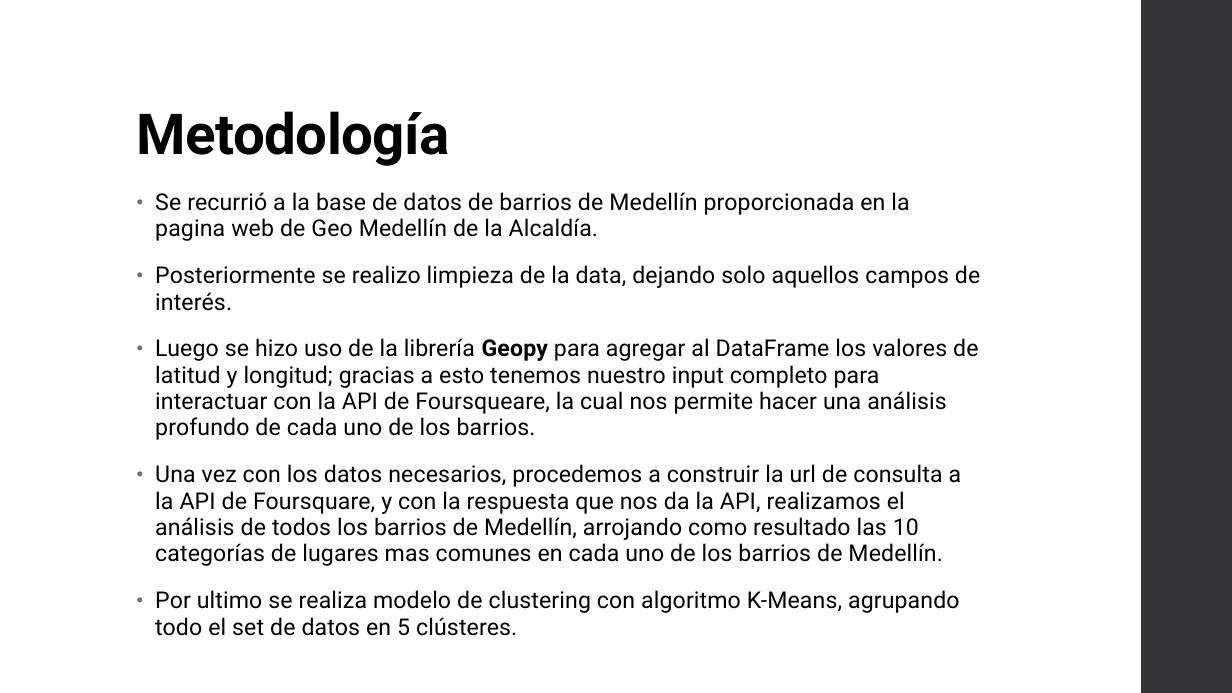
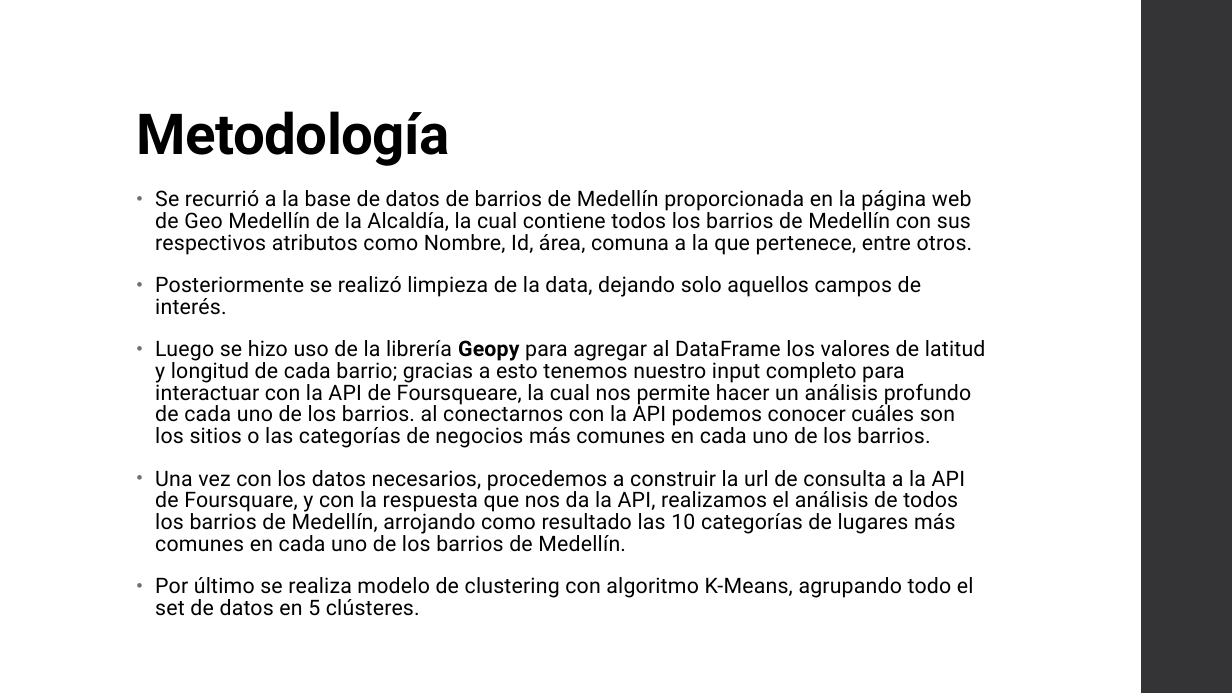
Before and after one commit to Sergioc2020/Coursera_Capstone, a slide deck: slide 10 of Proyecto Capstone - La Batalla de los Vecindarios.pptx. Drawn at 1232x693 pixels with LibreOffice and Linux fonts; fonts in the diff are those of the drawing. Boxes give left, top, right and bottom in pixels: in the first picture for what was removed or moved away, otherwise in the second. Text is boxed around its words. In the diff, an @@ line names an element or a change of style, - is before the commit and + after.

```diff
--- a/Proyecto Capstone - La Batalla de los Vecindarios.pptx
+++ b/Proyecto Capstone - La Batalla de los Vecindarios.pptx
@@ text at [155,190,986,616]: text changed; size 18 to 16.6 pt @@
-• Se recurrió a la base de datos de barrios de Medellín proporcionada en la pagina web de Geo Medellín de la Alcaldía.
-• Posteriormente se realizo limpieza de la data, dejando solo aquellos campos de interés.
-• Luego se hizo uso de la librería Geopy para agregar al DataFrame los valores de latitud y longitud; gracias a esto tenemos nuestro input completo para interactuar con la API de Foursqueare, la cual nos permite hacer una análisis profundo de cada uno de los barrios.
-• Una vez con los datos necesarios, procedemos a construir la url de consulta a la API de Foursquare, y con la respuesta que nos da la API, realizamos el análisis de todos los barrios de Medellín, arrojando como resultado las 10 categorías de lugares mas comunes en cada uno de los barrios de Medellín.
-• Por ultimo se realiza modelo de clustering con algoritmo K-Means, agrupando todo el set de datos en 5 clústeres.
+• Se recurrió a la base de datos de barrios de Medellín proporcionada en la página web de Geo Medellín de la Alcaldía, la cual contiene todos los barrios de Medellín con sus respectivos atributos como Nombre, Id, área, comuna a la que pertenece, entre otros.
+• Posteriormente se realizó limpieza de la data, dejando solo aquellos campos de interés.
+• Luego se hizo uso de la librería Geopy para agregar al DataFrame los valores de latitud y longitud de cada barrio; gracias a esto tenemos nuestro input completo para interactuar con la API de Foursqueare, la cual nos permite hacer un análisis profundo de cada uno de los barrios. al conectarnos con la API podemos conocer cuáles son los sitios o las categorías de negocios más comunes en cada uno de los barrios.
+• Una vez con los datos necesarios, procedemos a construir la url de consulta a la API de Foursquare, y con la respuesta que nos da la API, realizamos el análisis de todos los barrios de Medellín, arrojando como resultado las 10 categorías de lugares más comunes en cada uno de los barrios de Medellín.
+• Por último se realiza modelo de clustering con algoritmo K-Means, agrupando todo el set de datos en 5 clústeres.
```
Also in this commit, not shown: 8 other slides changed.
